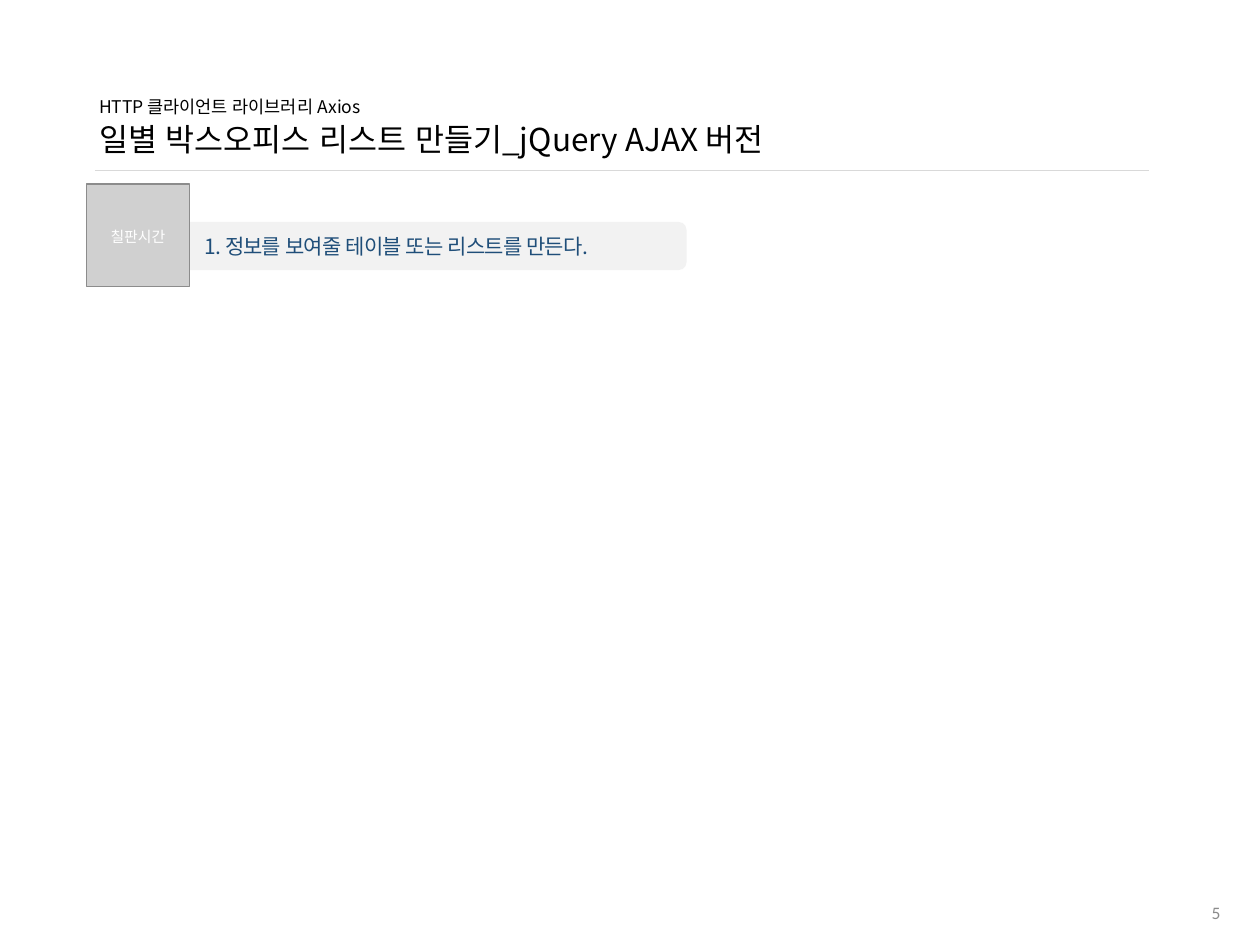
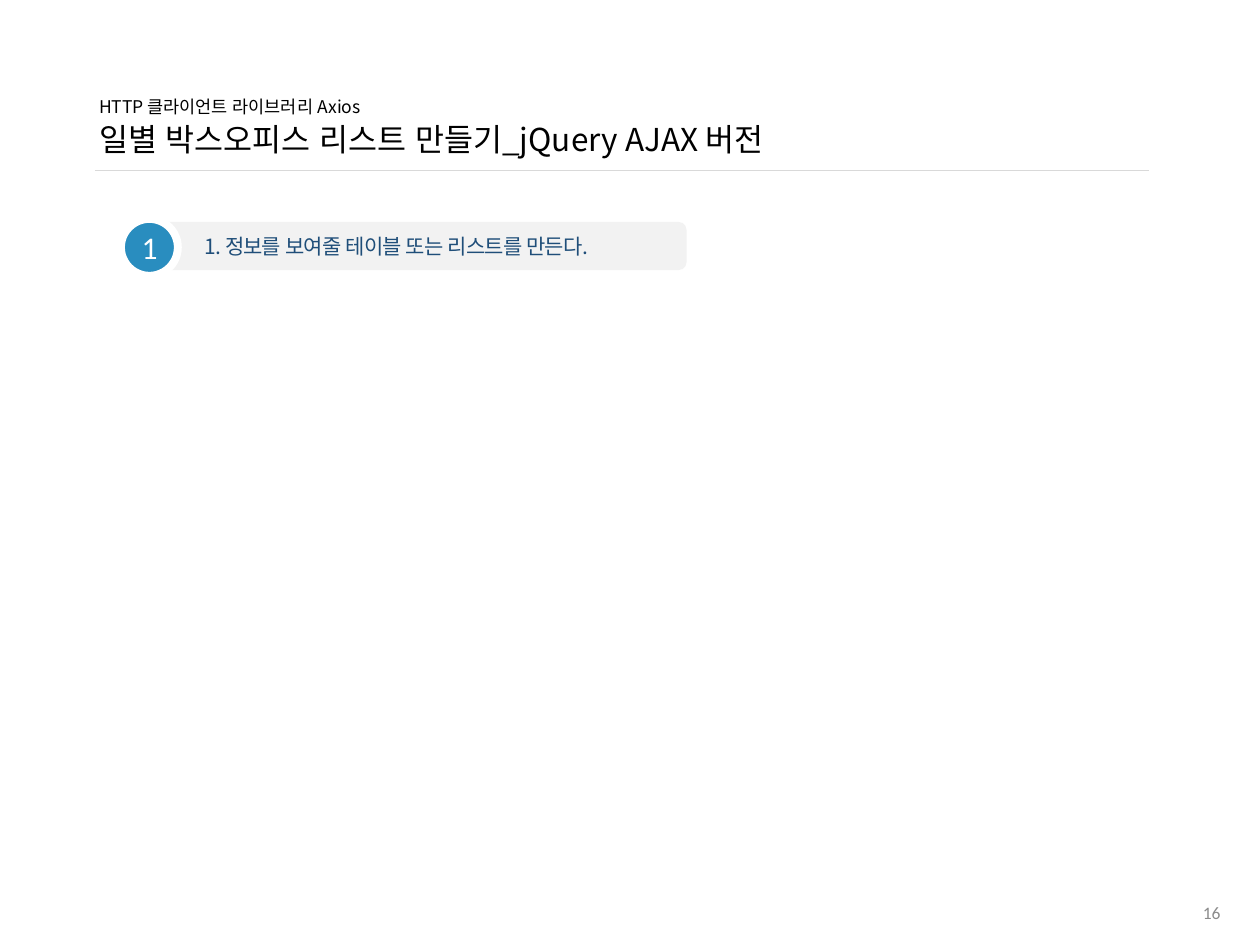
Before and after one commit to ddowon/vueStudy, a slide deck: slide 17 of 01.참고자료/191104_HTTP 클라이언트 라이브러리 Axios.pptx (slide 6 before the commit). Drawn at 1260x945 pixels with LibreOffice and Linux fonts; fonts in the diff are those of the drawing; grey boxes stand for pictures; background and template pictures are left out. Boxes give left, top, right and bottom in pixels: in the first picture for what was removed or moved away, otherwise in the second. Text is boxed around its words. In the diff, an @@ line names an element or a change of style, - is before the commit and + after.

Commit message:
11월 4일 11차 Axios 스터디 자료 업데이트

```diff
--- a/01.참고자료/191104_HTTP 클라이언트 라이브러리 Axios.pptx
+++ b/01.참고자료/191104_HTTP 클라이언트 라이브러리 Axios.pptx
@@ picture removed at [87, 184, 190, 287] @@
@@ text removed at [111, 230, 166, 243] @@
-칠판시간
@@ ellipse added at [121, 219, 178, 276], fill #298DBF, outline #FFFFFF 4.5 pt, 18 pt, text #FFFFFF @@
+1
@@ page number at [1203, 907, 1221, 919]: text changed @@
-5
+16
```
Also in this commit, not shown: 3 other slides changed, 15 slides added.
